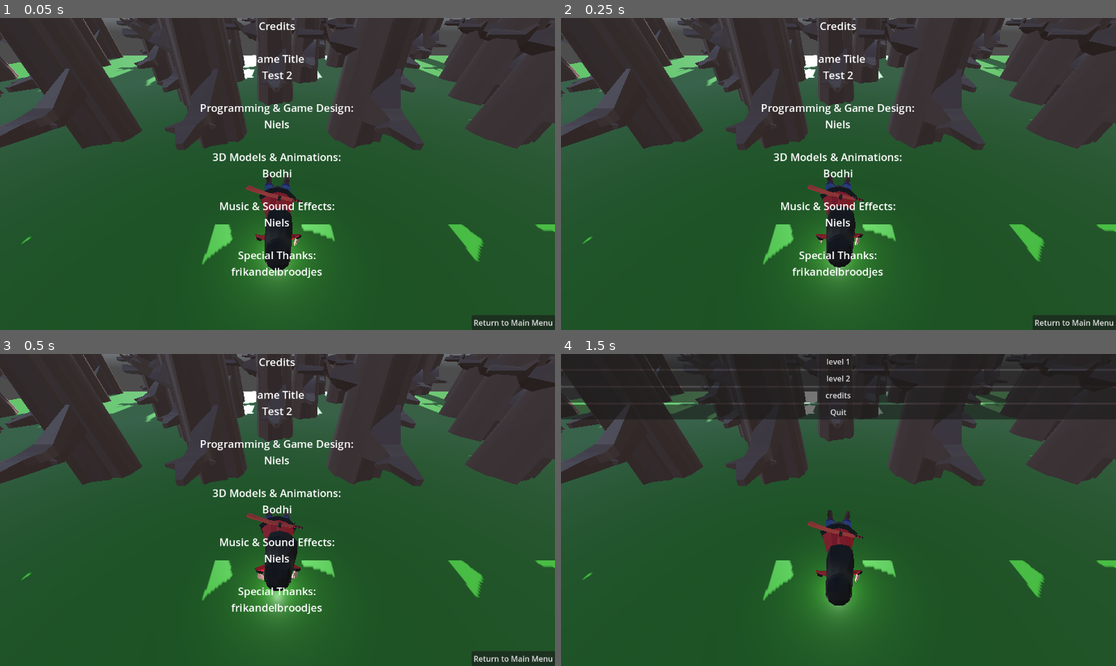
Above: before the commit, frames 1-4 (two rows, left to right).
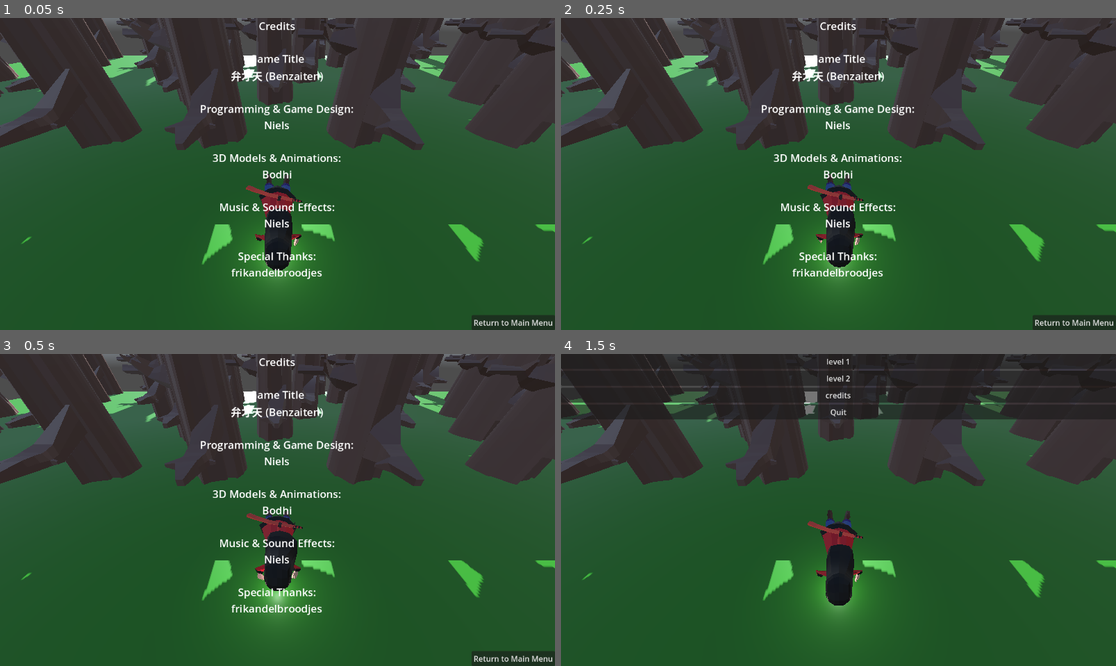
Above: after the commit, the same moments.

Repository: NielsSchool123/godot-game-benzaiten
Game: Godot game, scene res://credits.tscn
The game is run twice, just before and just after one commit, with the same random seed, the same clock (stepped at 60 frames per second) and the same inputs. This scene is started directly instead of the project's main scene. A sky picture missing from this copy of the repository is replaced by a grey-blue gradient.
Inputs (mouse positions are in pixels of both pictures, inside the frame that each line leads up to):
- Up to frame 1 (0.05 s): no input
- Up to frame 2 (0.25 s): no input
- Up to frame 3 (0.5 s): no input
- Up to frame 4 (1.5 s): move the mouse to (960, 494) at 0.52 s; hold D (move_right) 0.53-1.25 s; click (960, 494) at 0.67 s; tap Space (jump) at 0.77 s; click "Return to Main Menu" at 1.25 s

The runs differ from the first frame. In frame 1, 1.6% of the frame differs, in the area x 36-64%, y 16-84%; in frame 2, 1.6%; in frame 3, 1.6%; in frame 4, nothing differs.

Commit message:
name change

Diff:
--- a/credits.tscn
+++ b/credits.tscn
@@ -48,7 +48,7 @@
 text = "Credits
 
 Game Title
-Test 2
+弁才天 (Benzaiten)
 
 Programming & Game Design:
 Niels
--- a/project.godot
+++ b/project.godot
@@ -10,7 +10,7 @@
 
 [application]
 
-config/name="test 2"
+config/name="Benzaiten"
 run/main_scene="uid://v0aliswj1uu"
 config/features=PackedStringArray("4.4", "Forward Plus")
 config/icon="res://assets/images/icon.svg"
